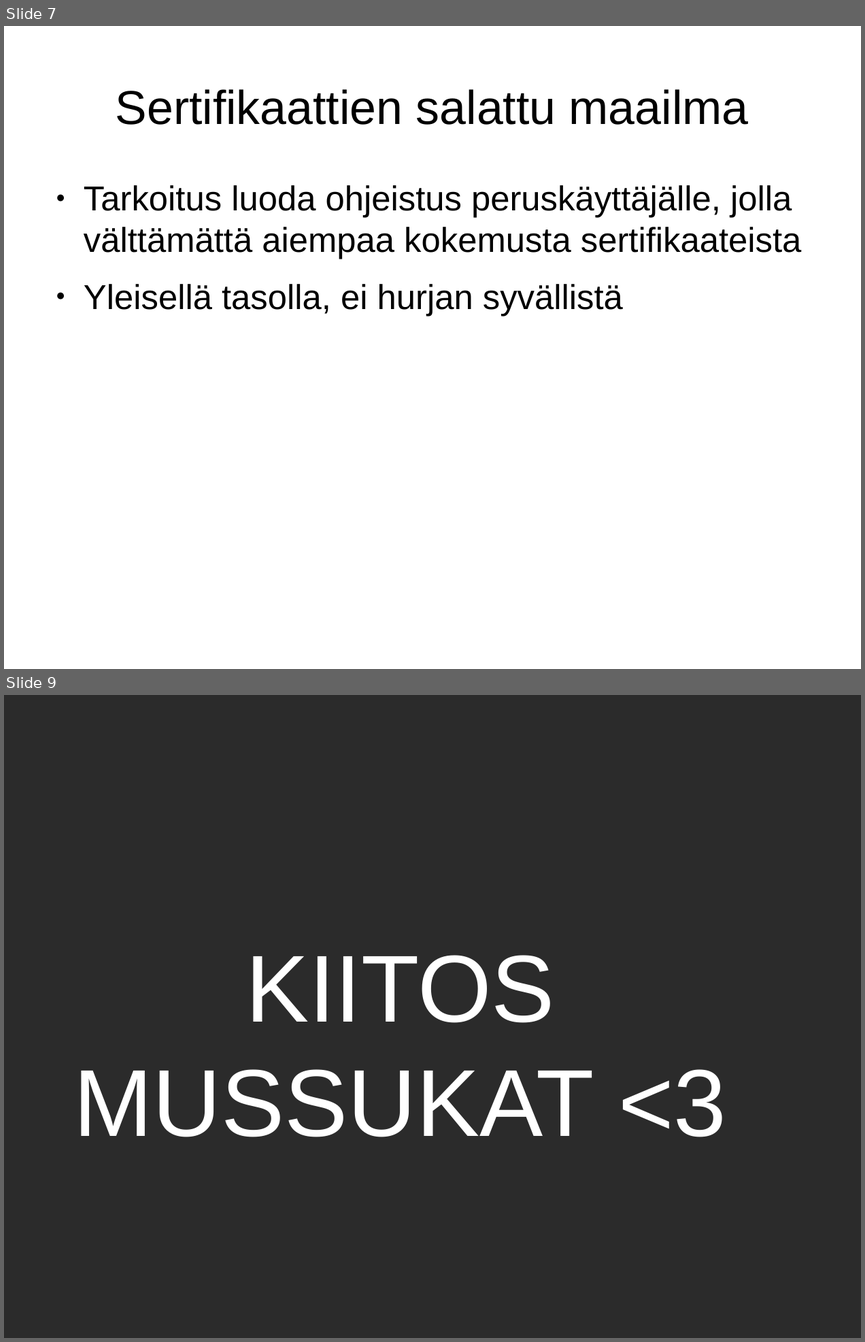
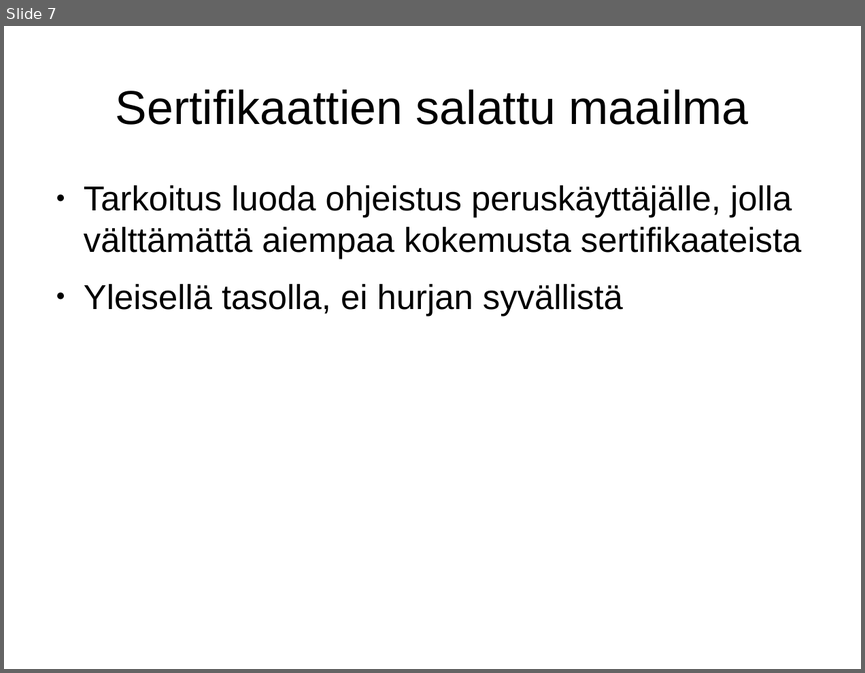
Before and after one commit to TatuE/tietoturvanHallinta, a slide deck: documents/Varmenteet yrityskäytössä pp.pptx. Shown one above the other, each under a label of ours: slides 7 and 9 before the commit, slide 7 after it; the slides between them are not shown. The pictures are 865x1342 and 865x673 pixels, drawn with LibreOffice and Linux fonts; fonts in the diff are those of the drawing; background and template pictures are left out; a plain dark background stands for a picture behind light text. Boxes give left, top, right and bottom in pixels: in the first picture for what was removed or moved away, otherwise in the second. Text is boxed around its words. In the diff, an @@ line names an element or a change of style, - is before the commit and + after.

```diff
--- a/documents/Varmenteet yrityskäytössä pp.pptx
+++ b/documents/Varmenteet yrityskäytössä pp.pptx
@@ slide 9 removed at [4, 695, 861, 1338], background picture (left out) @@
@@ text removed at [73, 955, 727, 1137] @@
-KIITOS MUSSUKAT <3
```
Also in this commit, not shown: 3 slides changed, 1 slide added.
